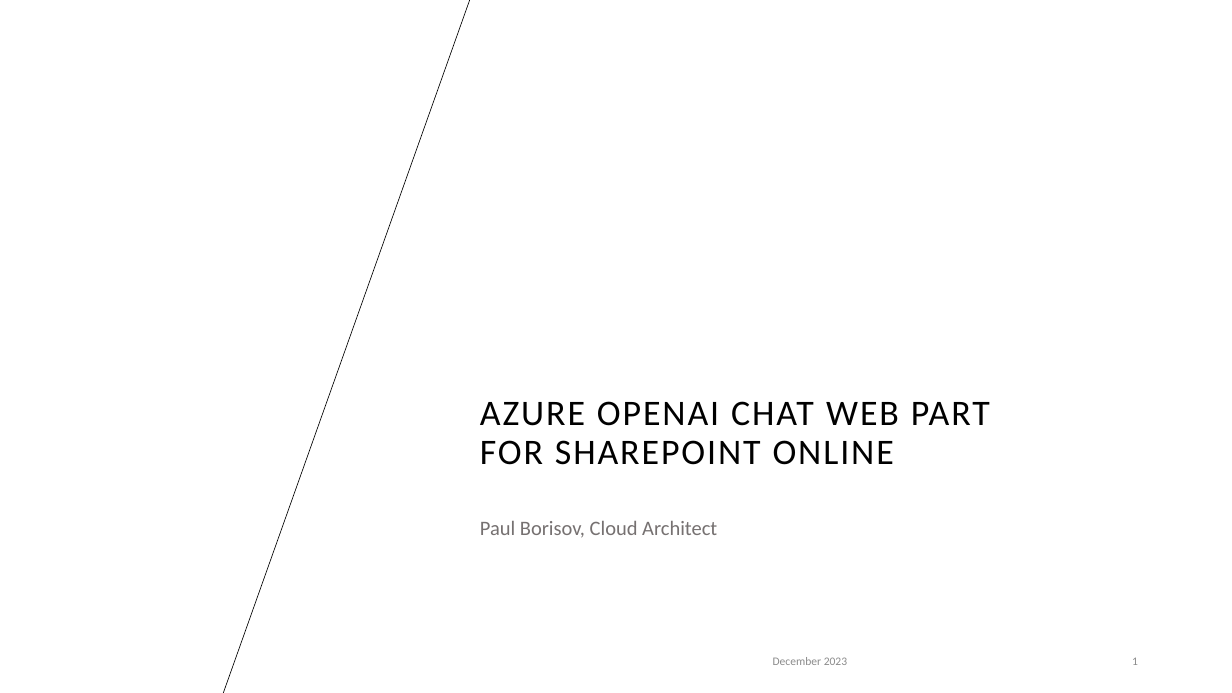
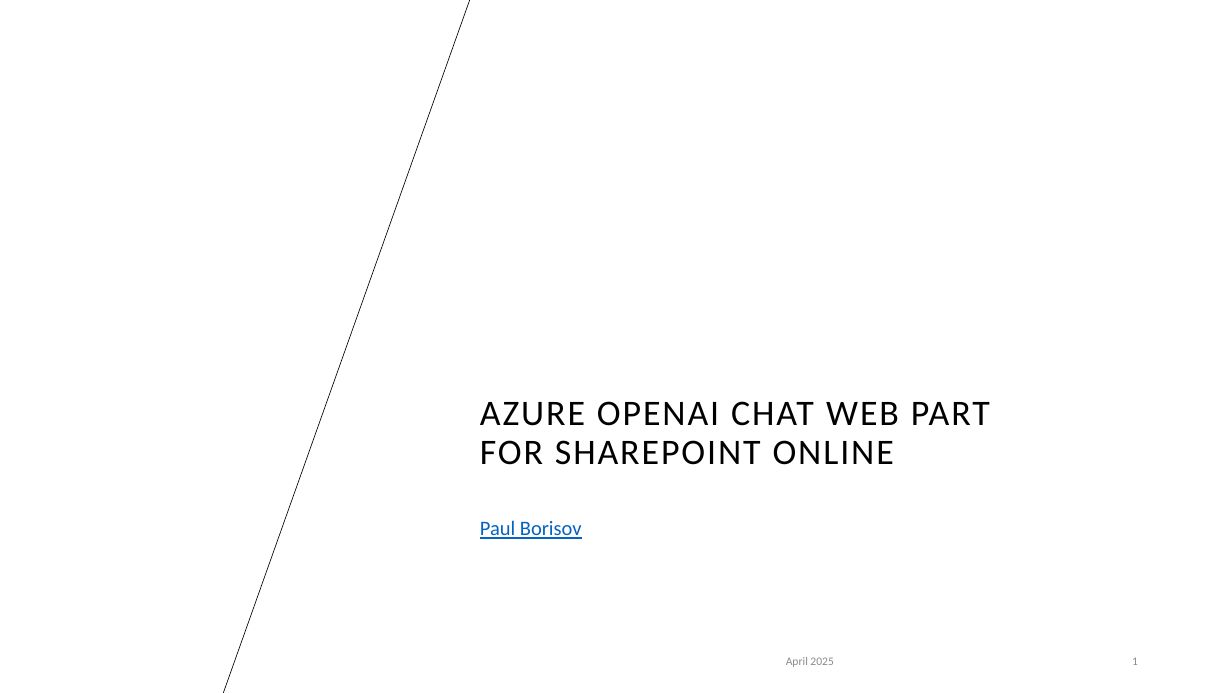
Before and after one commit to Paul-Borisov/react-azure-open-ai-chat-web-part-spfx, a slide deck: slide 1 of docs/azure-openai-chat-web-part-presentation.pptx. Drawn at 1232x693 pixels with LibreOffice and Linux fonts; fonts in the diff are those of the drawing; background and template pictures are left out. Boxes give left, top, right and bottom in pixels: in the first picture for what was removed or moved away, otherwise in the second. Text is boxed around its words. In the diff, an @@ line names an element or a change of style, - is before the commit and + after.

```diff
--- a/docs/azure-openai-chat-web-part-presentation.pptx
+++ b/docs/azure-openai-chat-web-part-presentation.pptx
@@ subtitle at (x1=480, y1=520, x2=582, y2=539): text changed; text colour #767171 to #0563C1 @@
-Paul Borisov, Cloud Architect
+Paul Borisov
@@ text at (x1=786, y1=657, x2=833, y2=667): text changed @@
-December 2023
+April 2025
```
Also in this commit, not shown: 4 other slides changed, 19 other files.
